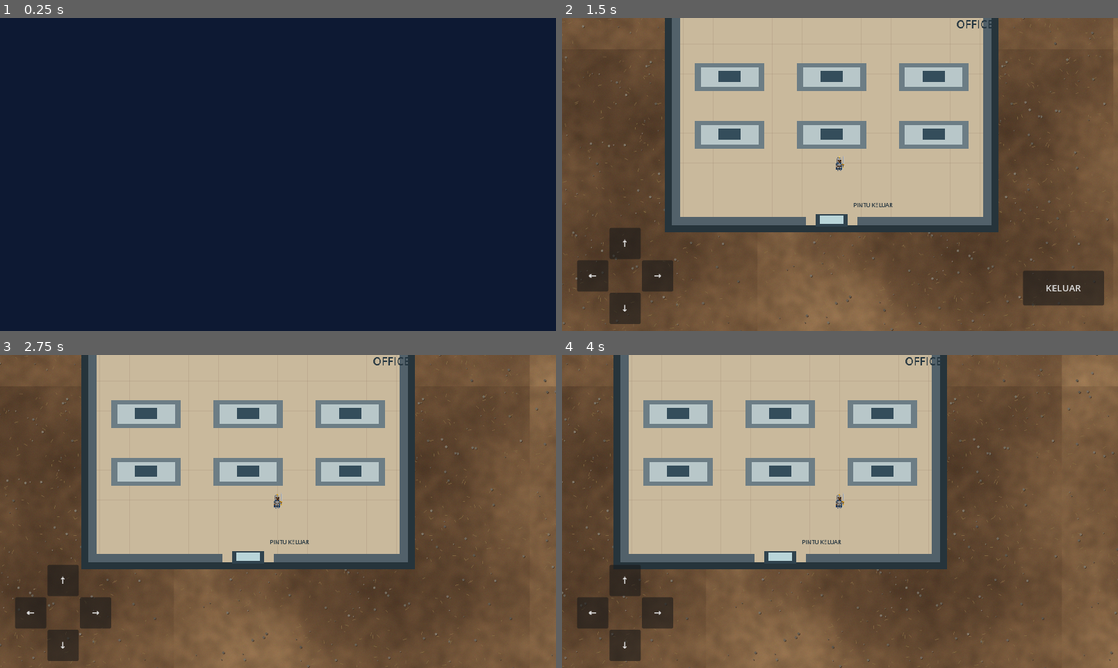
Above: before the commit, frames 1-4 (two rows, left to right).
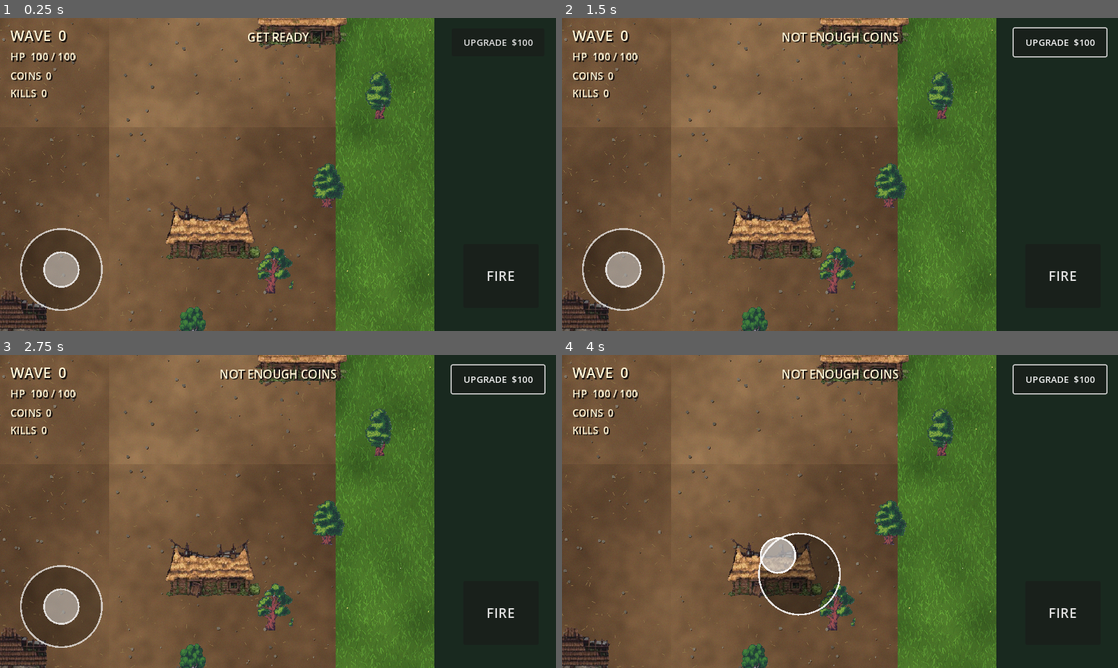
Above: after the commit, the same moments.

Repository: afie-boop/The-Fallen-Kingdom
Game: Godot game, scene res://scenes/deadzone.tscn
Two runs of this game, one before a commit and one after it. Both use one fixed random seed, a clock stepped at 60 frames per second and the inputs below. Before the commit the project starts from res://scenes/game.tscn.
Inputs (mouse positions are in pixels of both pictures, inside the frame that each line leads up to):
- Up to frame 1 (0.25 s): no input
- Up to frame 2 (1.5 s): click (1062, 43) at 0.5 s, where only the run after the commit has a clickable "UPGRADE $100"; tap Enter at 1.25 s; move the mouse to (962, 158) at 1.27 s; hold D from 1.28 s (still down); hold E from 1.28 s (still down); click (962, 158) at 1.42 s
- Up to frame 3 (2.75 s): release D at 2 s; release E at 2 s; drag from (166, 527) to (250, 574) at 2.02 s
- Up to frame 4 (4 s): move the mouse to (895, 442) at 2.77 s; hold D 2.78-3.5 s; tap B at 2.85 s; drag from (812, 574) to (673, 464) at 3.52 s

The runs differ from the first frame. In frame 1, 78% of the frame differs, in the area x 0-96%, y 0-100%; in frame 2, 80%; in frame 3, 81%; in frame 4, 83%, in the area x 0-100%, y 0-100%.

Commit message:
Switch project launch to DEADZONE zombie survival

Diff:
--- a/extracted/The-Fallen-Kingdom/project.godot
+++ b/extracted/The-Fallen-Kingdom/project.godot
@@ -6,9 +6,9 @@
 
 [application]
 
-config/name="The Fallen Kingdom"
-config/description="Island world with forests and passive wildlife."
-run/main_scene="res://scenes/game.tscn"
+config/name="DEADZONE"
+config/description="Pixel-art zombie arena survival. Survive increasingly dangerous waves."
+run/main_scene="res://scenes/deadzone.tscn"
 config/features=PackedStringArray("4.3", "GL Compatibility")
 config/quit_on_go_back=false
 config/icon="res://icon.svg"
@@ -34,4 +34,4 @@
 textures/canvas_textures/default_texture_filter=0
 renderer/rendering_method="gl_compatibility"
 renderer/rendering_method.mobile="gl_compatibility"
-environment/defaults/default_clear_color=Color(0.05, 0.1, 0.2, 1)
+environment/defaults/default_clear_color=Color(0.10, 0.16, 0.12, 1)
